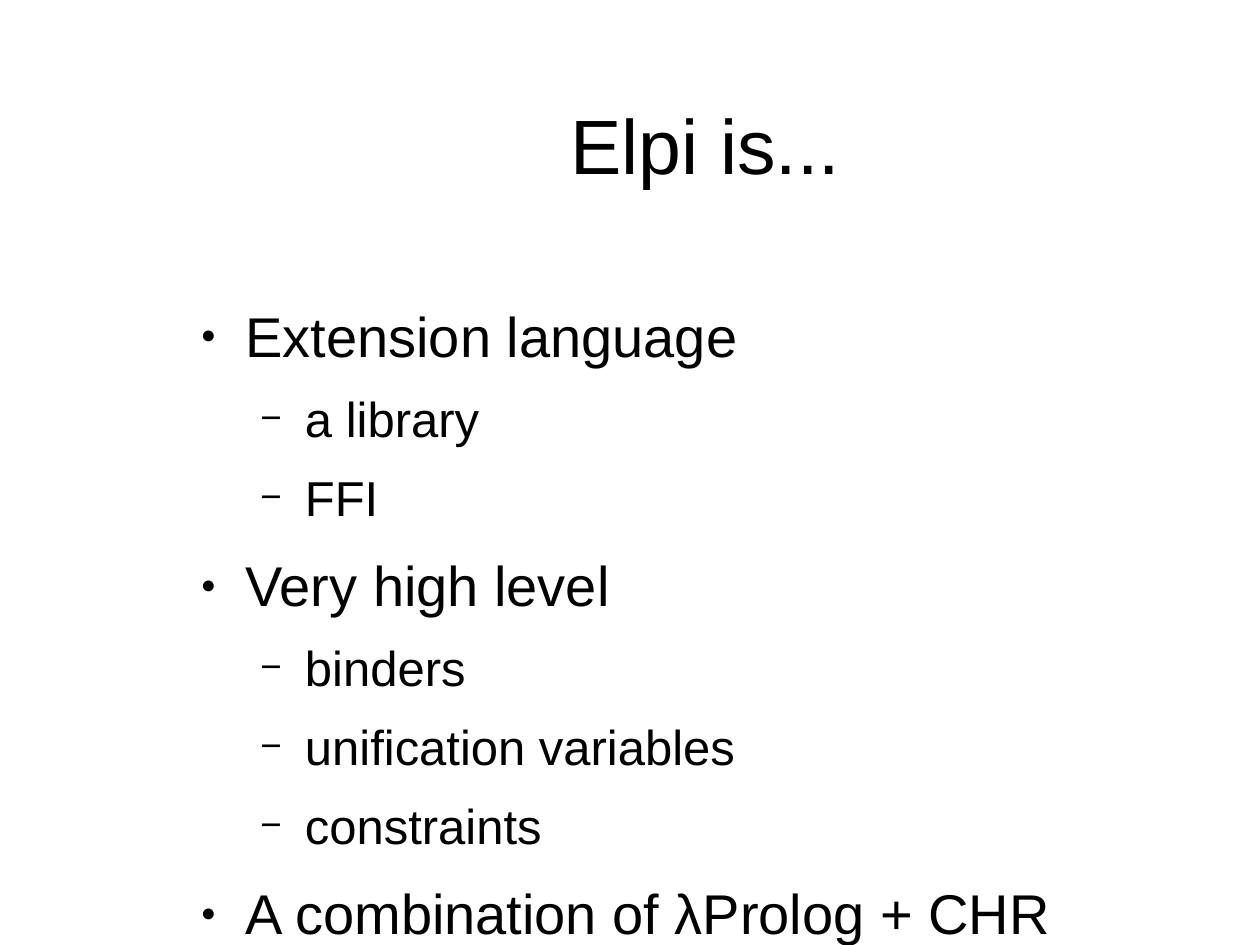
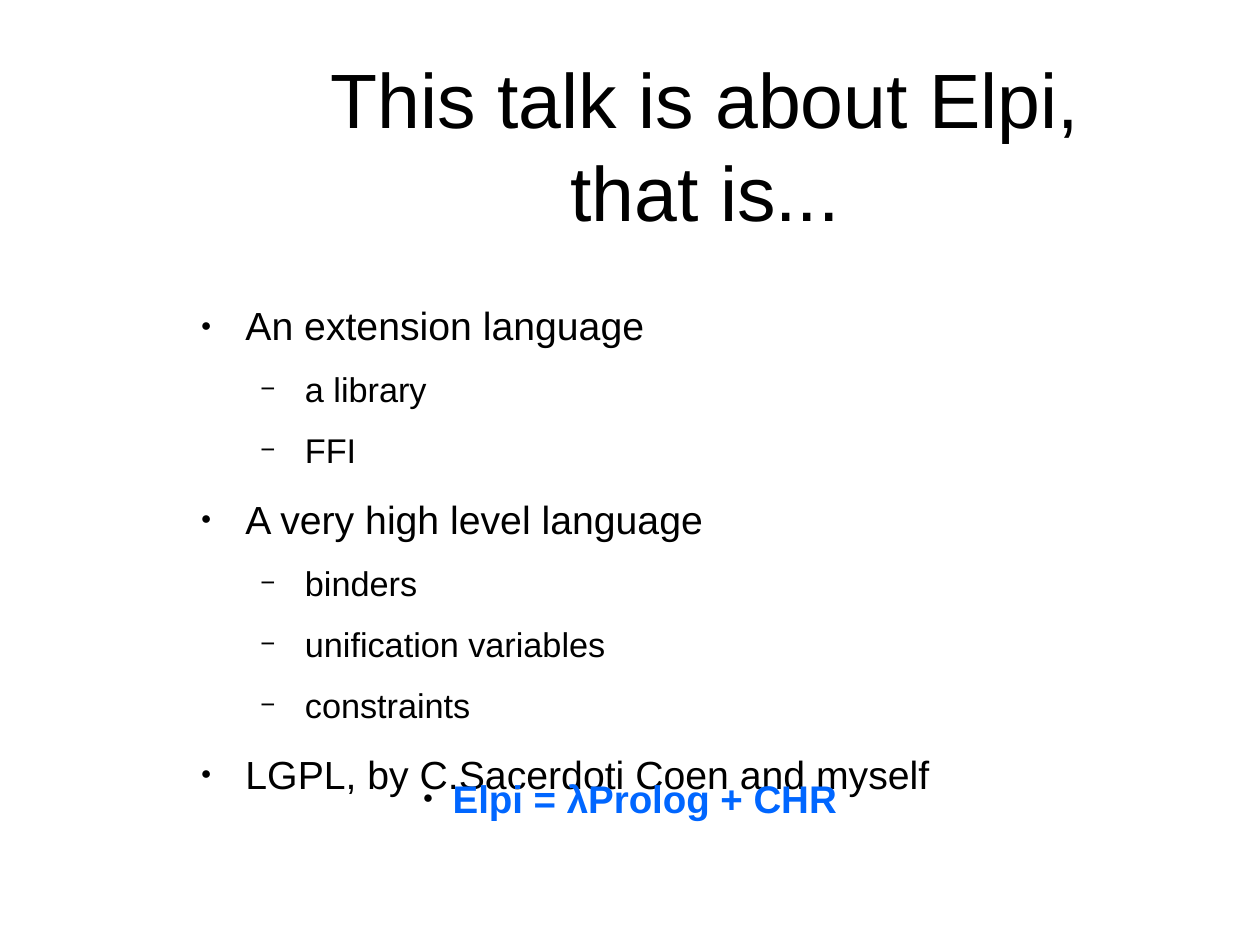
Before and after one commit to gares/mlws18, a slide deck: slide 6 of slides.odp (slide 5 before the commit). Drawn at 1260x945 pixels with LibreOffice and Linux fonts; fonts in the diff are those of the drawing; background and template pictures are left out. Boxes give left, top, right and bottom in pixels: in the first picture for what was removed or moved away, otherwise in the second. Text is boxed around its words. In the diff, an @@ line names an element or a change of style, - is before the commit and + after.

Commit message:
new structure with constraints first

```diff
--- a/slides.odp
+++ b/slides.odp
@@ title at bbox=[331, 72, 1079, 222]: text changed @@
-Elpi is...
+This talk is about Elpi,
+that is...
@@ text at bbox=[245, 311, 644, 348]: text changed; size 32 to 22.4 pt @@
-● Extension language
+● An extension language
@@ text at bbox=[305, 377, 605, 719]: size 28 to 19.6 pt in "a library", "FFI", "binders", "unification variables" and 1 more places @@
@@ text at bbox=[245, 505, 703, 542]: text changed; size 32 to 22.4 pt @@
-● Very high level
+● A very high level language
@@ text at bbox=[245, 760, 929, 797]: text changed; size 32 to 22.4 pt @@
-● A combination of λProlog + CHR
+● LGPL, by C.Sacerdoti Coen and myself
@@ text added at bbox=[453, 782, 837, 820], 22 pt, text #0066FF, bold @@
+● Elpi = λProlog + CHR
```
Also in this commit, not shown: 16 other slides changed, 18 slides added, 6 slides removed, 3 other files.
